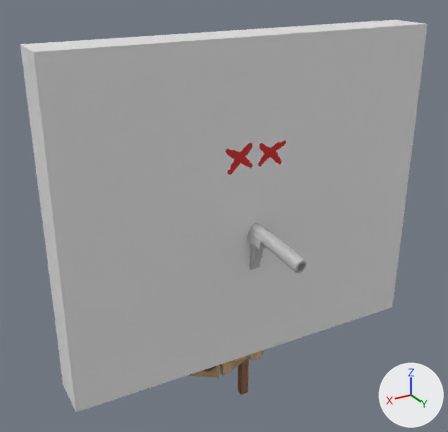
The glTF model assets/Target (4).glb: old version first, new version second.
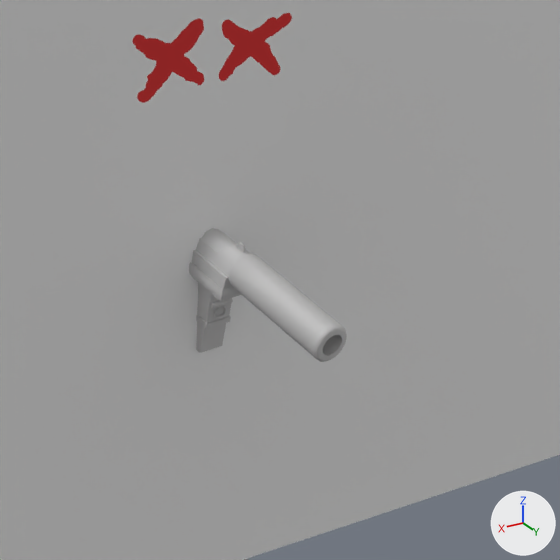
Each version appears first whole from a 50 mm camera at (-5.8, -179.74, 6.09) aimed at (-7.69, -182.89, 4.52), and next in a close-up on the part from 39% to 87% of the width and 31% to 81% of the height. The axes (+X, +Y, +Z) are drawn at lower right. The lights are the same throughout. Where no turn or scale is listed for an object, it has been applied to the vertices.

In view in the first close-up: 'Cube', 'Dead.001', 'old_stylized_agent_pistol_handpainted'.
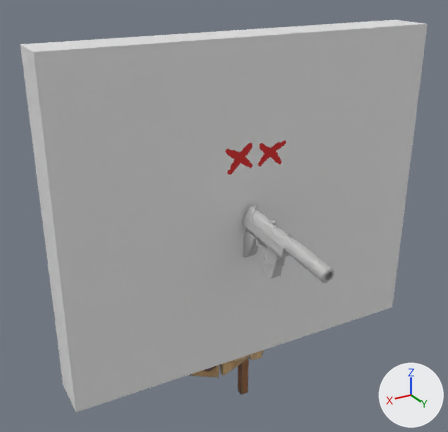
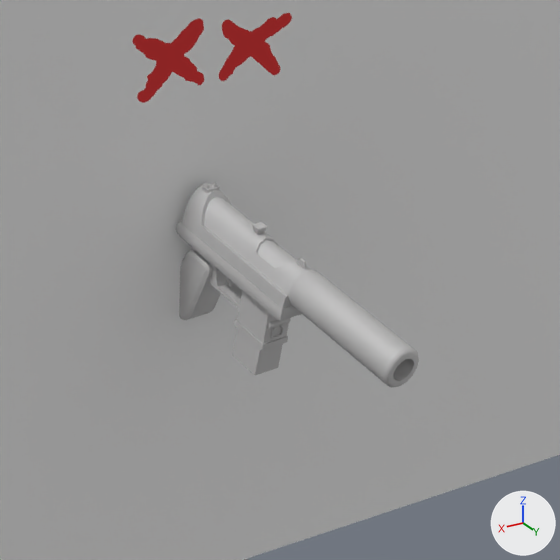
Pixel boxes (x1, y1, x2, y2) of what changed, in the close-ups (560 x 560 px):
'old_stylized_agent_pistol_handpainted', moved
    before: (189, 228, 347, 362)
    after: (176, 182, 419, 388)

What changed in the scene script:
```text
Change ob_old_stylized_agent_pistol_handpainted:
    ob_old_stylized_agent_pistol_handpainted.location: (-7.886, -183.081, 4.282) -> (-7.856, -182.798, 4.359)
```
